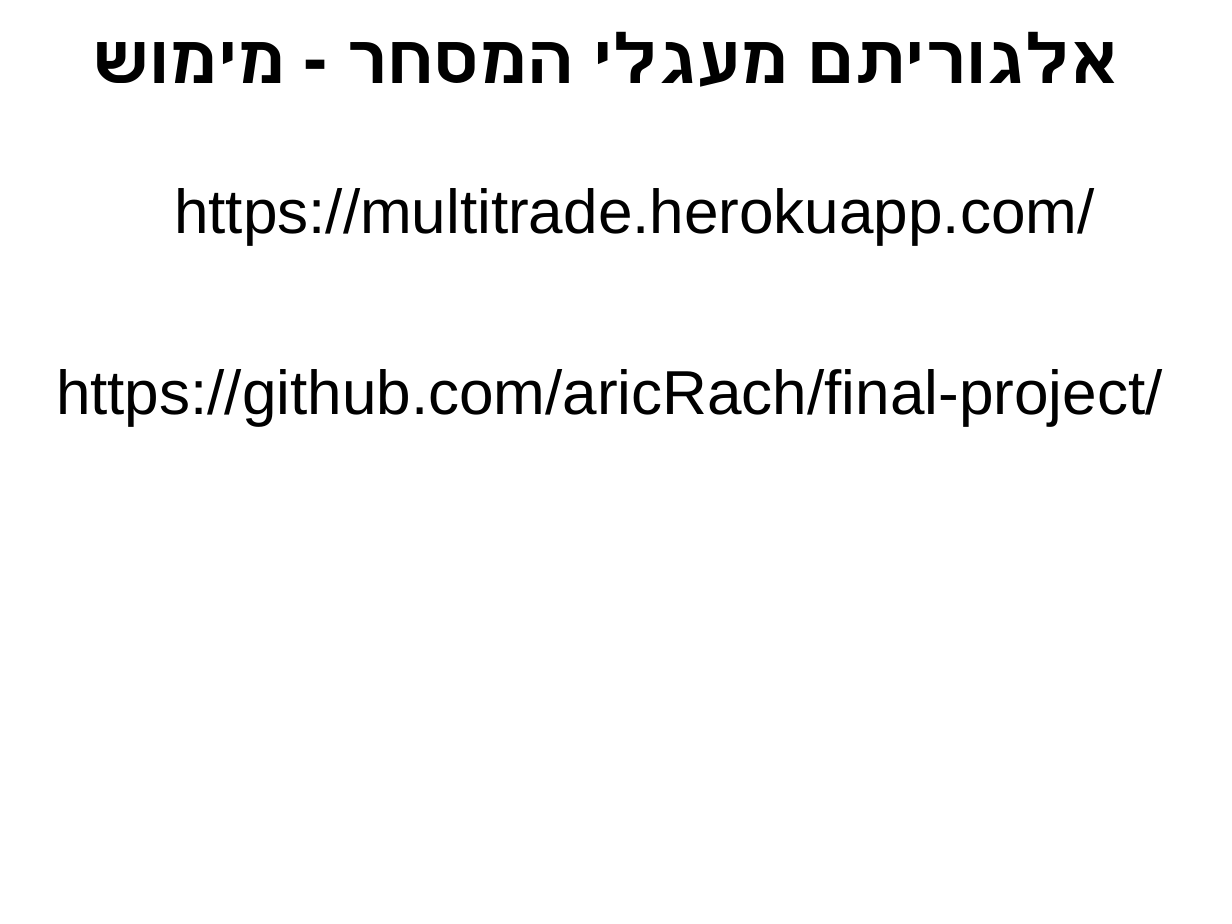
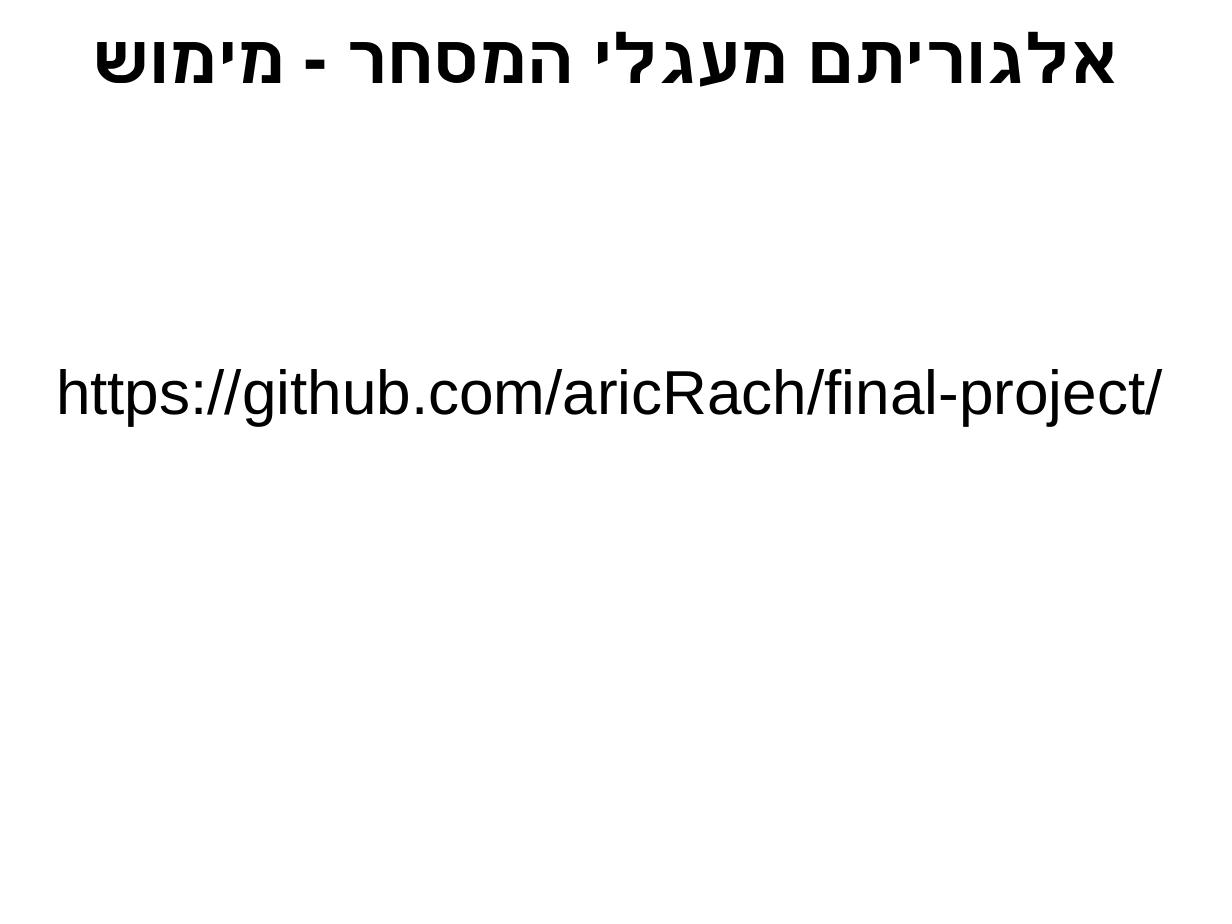
Before and after one commit to erelsgl-at-ariel/algorithms-5783, a slide deck: slide 12 of 11-trading-cycles/slides-houses.odp. Drawn at 1232x924 pixels with LibreOffice and Linux fonts; fonts in the diff are those of the drawing. Boxes give left, top, right and bottom in pixels: in the first picture for what was removed or moved away, otherwise in the second. Text is boxed around its words. In the diff, an @@ line names an element or a change of style, - is before the commit and + after.

```diff
--- a/11-trading-cycles/slides-houses.odp
+++ b/11-trading-cycles/slides-houses.odp
@@ text removed at <box>174,188,1094,244</box> @@
-https://multitrade.herokuapp.com/
```
Also in this commit, not shown: 6 other slides changed, 33 other files.
